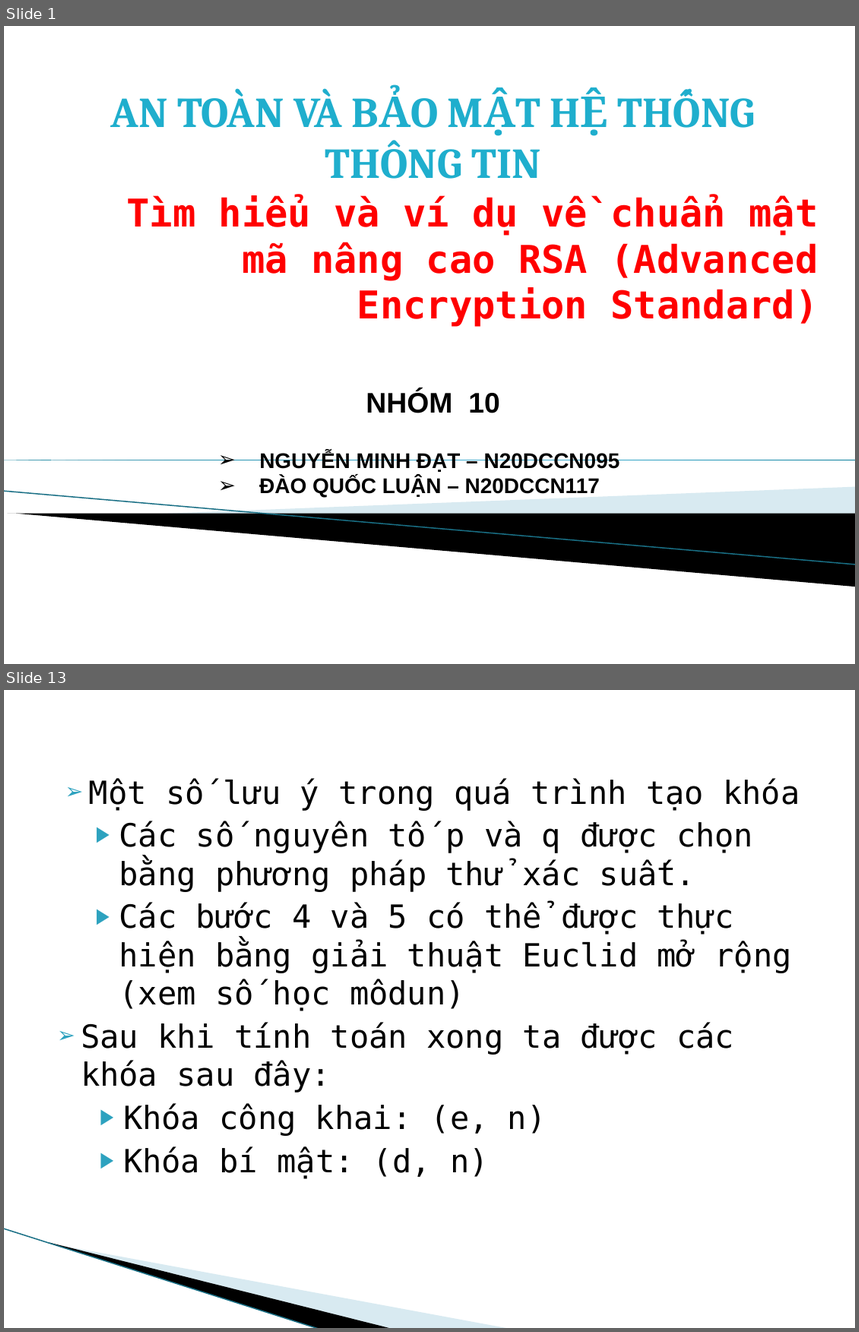
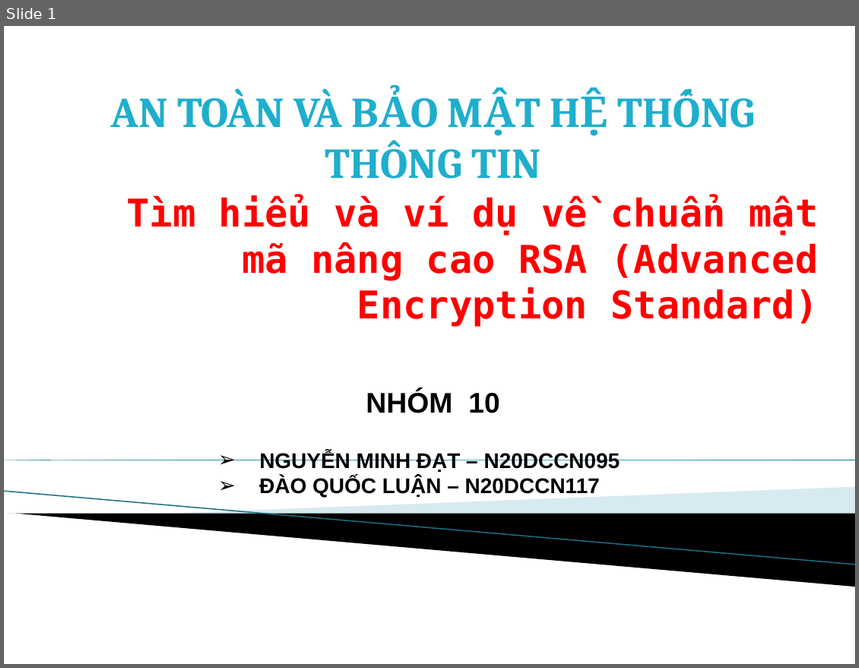
Before and after one commit to datnmdev/RSA-ATVBMTT, a slide deck: ATVBMHTTT.pptx. Shown one above the other, each under a label of ours: slides 1 and 13 before the commit, slide 1 after it; the slides between them are not shown. The pictures are 859x1332 and 859x668 pixels, drawn with LibreOffice and Linux fonts; fonts in the diff are those of the drawing; background and template pictures are left out. Boxes give left, top, right and bottom in pixels: in the first picture for what was removed or moved away, otherwise in the second. Text is boxed around its words. In the diff, an @@ line names an element or a change of style, - is before the commit and + after.

```diff
--- a/ATVBMHTTT.pptx
+++ b/ATVBMHTTT.pptx
@@ slide 13 removed at box(4, 690, 855, 1328), background #FFFFFF @@
@@ text removed at box(81, 778, 800, 1179) @@
-➢ Một số lưu ý trong quá trình tạo khóa
-▶ Các số nguyên tố p và q được chọn bằng phương pháp thử xác suất.
-▶ Các bước 4 và 5 có thể được thực hiện bằng giải thuật Euclid mở rộng (xem số học môdun)
-➢ Sau khi tính toán xong ta được các khóa sau đây:
-▶ Khóa công khai: (e, n)
-▶ Khóa bí mật: (d, n)
@@ line removed from (4, 1229) to (320, 1328) @@
@@ freeform shape removed at box(49, 1243, 393, 1328) @@
@@ freeform shape removed at box(51, 1243, 510, 1328) @@
```
Also in this commit, not shown: 9 slides changed, 13 slides added, 7 other slides removed, 12 other files.
